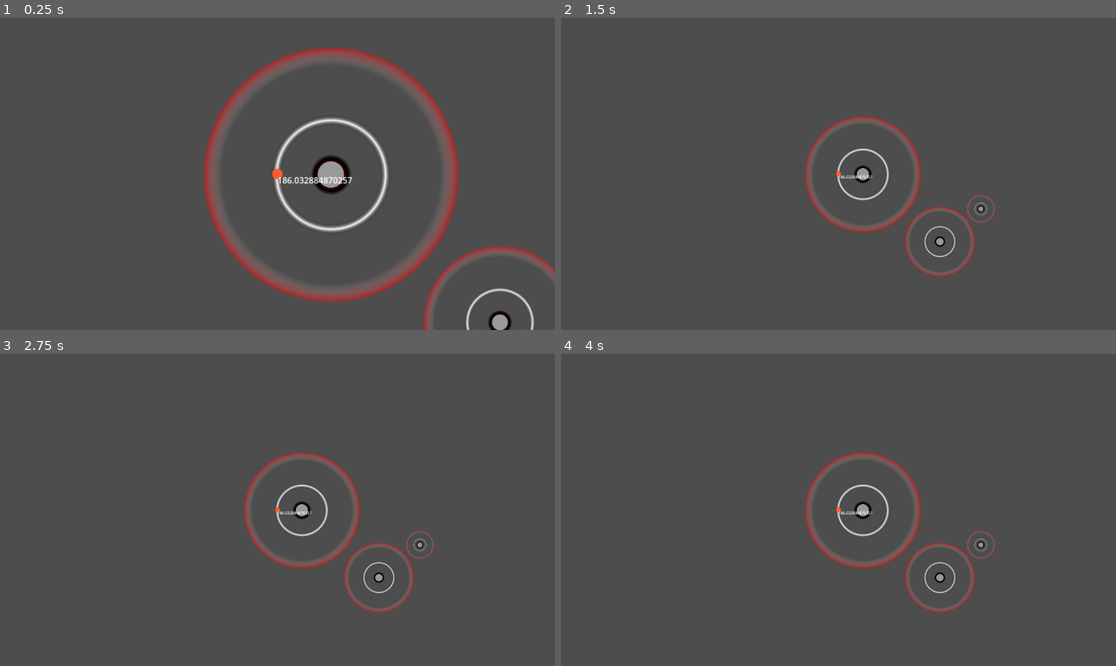
Above: before the commit, frames 1-4 (two rows, left to right).
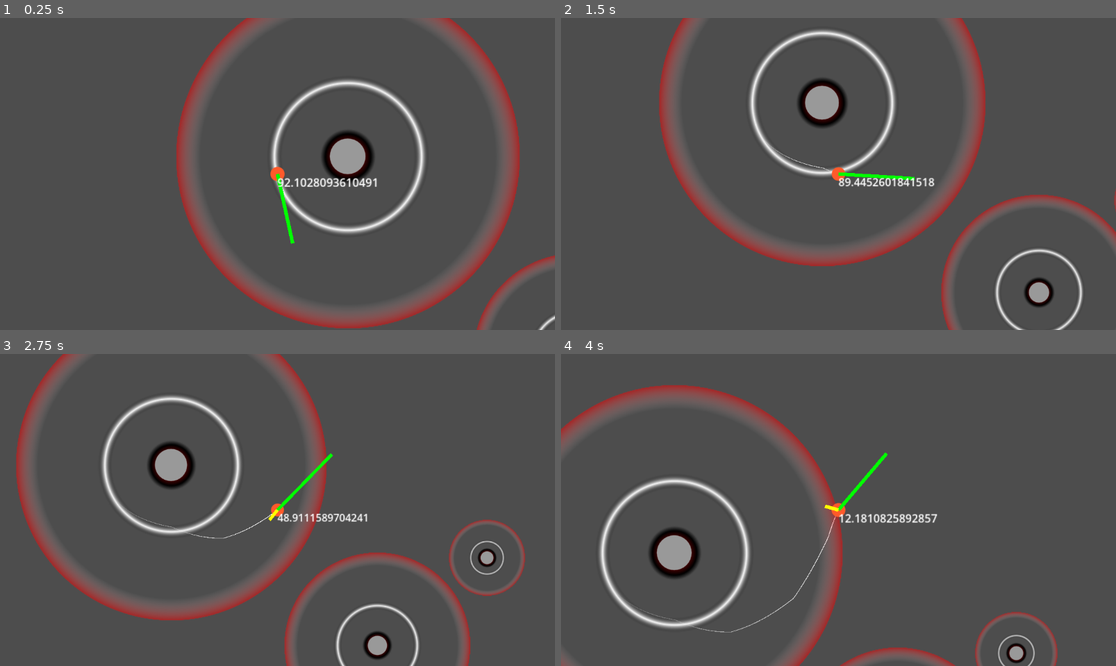
Above: after the commit, the same moments.

Repository: CrankGameDev/StuckInALoopGameJam
Game: Godot game, scene res://scene.tscn
Same seed, same stepped clock (60 frames per second), same inputs: the game is played once before the commit and once after it.
Inputs (mouse positions are in pixels of both pictures, inside the frame that each line leads up to):
- Up to frame 1 (0.25 s): no input
- Up to frame 2 (1.5 s): tap Enter (ui_accept) at 0.5, 0.77 s; move the mouse to (960, 158) at 0.52 s; press the mouse at (960, 158) at 0.53 s; hold Right (ui_right) 0.53-1.28 s; move the mouse to (727, 189) at 1.27 s; release the mouse at (727, 189) at 1.28 s; hold Down (ui_down) from 1.28 s (still down); click (727, 189) at 1.35 s
- Up to frame 3 (2.75 s): tap Enter (ui_accept) at 1.52 s; move the mouse to (333, 441) at 2.02 s; release Down (ui_down) at 2.03 s; press the mouse at (333, 441) at 2.03 s; hold Right (ui_right) from 2.03 s (still down)
- Up to frame 4 (4 s): move the mouse to (810, 572) at 2.77 s; release Right (ui_right) at 2.78 s; release the mouse at (810, 572) at 2.78 s; hold Up (ui_up) 2.78-3.53 s; click (810, 572) at 2.85 s; tap Enter (ui_accept) at 3.02, 3.77 s; move the mouse to (1005, 556) at 3.52 s; press the mouse at (1005, 556) at 3.53 s; hold Left (ui_left) from 3.53 s (still down)

The runs differ from the first frame. In frame 1, 20% of the frame differs, in the area x 31-100%, y 0-100%; in frame 2, 14%; in frame 3, 15%; in frame 4, 12%.
Error before the commit: Invalid access to property or key 'points' on a base object of type 'null instance'. (res://character_body_2d.gd:87)

Commit message:
fixing up grav (and added velocity and thrust lines)

Diff:
--- a/character_body_2d.gd
+++ b/character_body_2d.gd
@@ -11,7 +11,7 @@
 
 func _ready() -> void:
 	set_motion_mode(CharacterBody2D.MOTION_MODE_FLOATING)
-	velocity.y = 135
+	velocity.y = 100
 
 
 func _physics_process(delta: float) -> void:
@@ -36,8 +36,8 @@
 			#print(b-a[i].get_parent().size)
 			var c = global_position.direction_to(planetPos)
 			#print(c)
-			var d = size + (gravity*pull*size*5)
-			print(d-b)
+			var d = size + (gravity*size*5)
+			#print(d-b)
 			var e = d-(b/pull)
 			DEBUG = e
 			if e < 0:
@@ -48,8 +48,8 @@
 	else:
 		velocity = Vector2.ZERO
 
-	if closestPlanet != null:
-		rotation = global_position.angle_to_point(global_position.direction_to(closestPlanet.global_position))
+	#if closestPlanet != null:
+		#rotation = global_position.angle_to_point(global_position.direction_to(closestPlanet.global_position))
 	#print(rotation)
 
 	# Handle jump.
--- a/scene.tscn
+++ b/scene.tscn
@@ -46,7 +46,7 @@
 position = Vector2(744, 370)
 
 [node name="CharacterBody2D" type="CharacterBody2D" parent="."]
-position = Vector2(153, 225)
+position = Vector2(153, 226)
 script = ExtResource("2_ywwuq")
 
 [node name="Panel" type="Panel" parent="CharacterBody2D"]
@@ -64,6 +64,16 @@
 [node name="CollisionShape2D" type="CollisionShape2D" parent="CharacterBody2D/Area2D"]
 shape = SubResource("CircleShape2D_ytg76")
 
+[node name="LineVelocity" type="Line2D" parent="CharacterBody2D"]
+points = PackedVector2Array(0, 0, 30, 0)
+width = 5.0
+default_color = Color(0, 1, 0, 1)
+
+[node name="LineThrust" type="Line2D" parent="CharacterBody2D"]
+points = PackedVector2Array(0, 0, 30, 0)
+width = 5.0
+default_color = Color(1, 1, 0, 1)
+
 [node name="Camera2D" type="Camera2D" parent="."]
 
 [node name="Label" type="Label" parent="Camera2D"]
